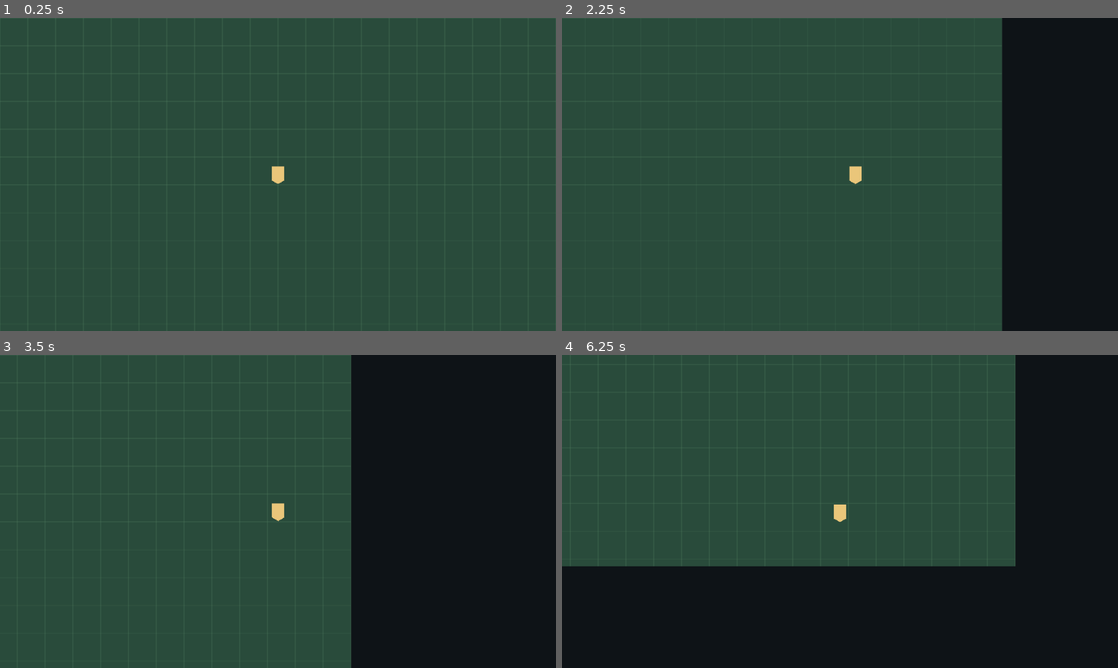
Above: before the commit, frames 1-4 (two rows, left to right).
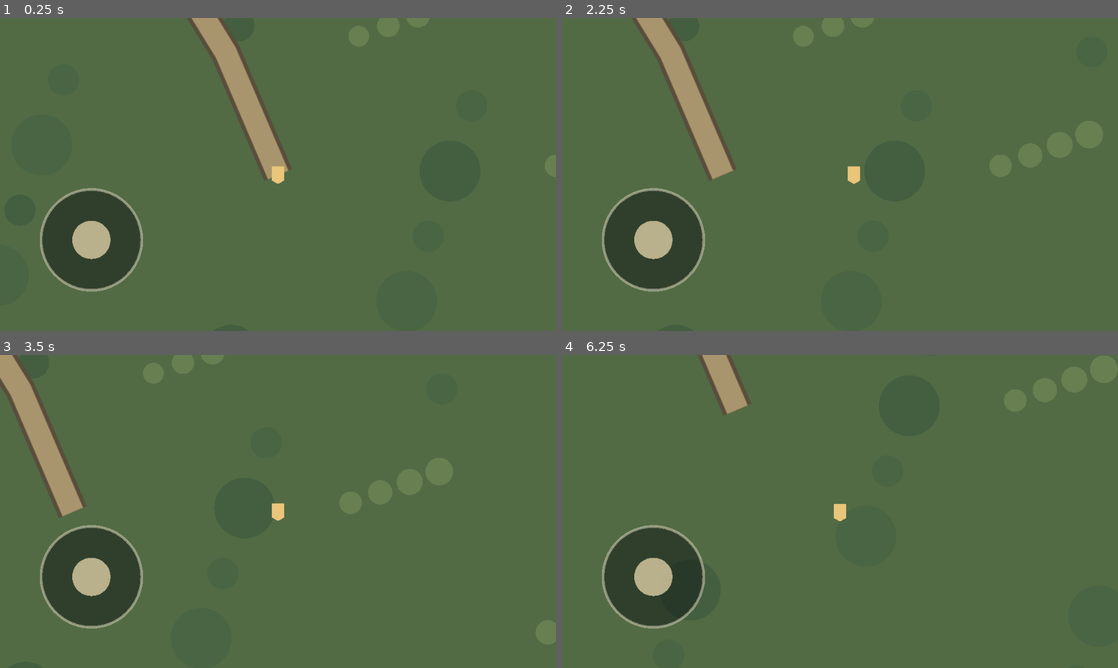
Above: after the commit, the same moments.

Repository: felipeaguiar2345678-a11y/Ascens-o-RPG-multijogador
Game: Godot game, scene res://scenes/mundo_principal.tscn
The game is run twice, just before and just after one commit, with the same random seed, the same clock (stepped at 60 frames per second) and the same inputs.
Inputs (mouse positions are in pixels of both pictures, inside the frame that each line leads up to):
- Up to frame 1 (0.25 s): no input
- Up to frame 2 (2.25 s): tap Enter at 0.5 s; move the mouse to (962, 158) at 0.52 s; hold Right (ui_right) 0.53-1.25 s; click (962, 158) at 0.67 s; drag from (728, 190) to (812, 237) at 1.27 s; move the mouse to (895, 105) at 2.02 s; hold Right (ui_right) from 2.03 s (still down)
- Up to frame 3 (3.5 s): release Right (ui_right) at 2.75 s; drag from (250, 574) to (111, 464) at 2.77 s
- Up to frame 4 (6.25 s): move the mouse to (1006, 558) at 3.52 s; hold Left (ui_left) 3.53-4.25 s; drag from (673, 464) to (756, 433) at 4.27 s; move the mouse to (867, 511) at 5.02 s; hold Down (ui_down) 5.03-5.75 s; click (867, 511) at 5.17 s; drag from (756, 433) to (728, 527) at 5.77 s

The runs differ from the first frame. In frame 1, 96% of the frame differs, in the area x 0-100%, y 0-100%; in frame 2, 96%; in frame 3, 96%; in frame 4, 98%.

Commit message:
Cria mapa regional amplo de Aurelia com câmera e joystick móvel

Diff:
--- a/godot/scripts/mundo_principal.gd
+++ b/godot/scripts/mundo_principal.gd
@@ -1,20 +1,119 @@
 extends Node2D
 
 const PLAYER_SCENE: PackedScene = preload("res://scenes/jogador.tscn")
+const JOYSTICK_SCENE: PackedScene = preload("res://scenes/controle_joystick.tscn")
+const PET_SCENE: PackedScene = preload("res://scenes/companheiro.tscn")
+
+const TAMANHO_MUNDO := Vector2(2400.0, 1600.0)
+const COR_TERRA := Color("#526b45")
+const COR_CAMINHO := Color("#a9956d")
+
+@export var companheiro_desbloqueado: bool = false
 
 var jogador: CharacterBody2D
+var companheiro: CharacterBody2D
 
 func _ready() -> void:
 	jogador = PLAYER_SCENE.instantiate() as CharacterBody2D
-	jogador.position = Vector2(320, 180)
+	jogador.position = Vector2(1190, 1120)
 	add_child(jogador)
+
+	var camera := jogador.get_node("Camera2D") as Camera2D
+	camera.limit_left = 0
+	camera.limit_top = 0
+	camera.limit_right = int(TAMANHO_MUNDO.x)
+	camera.limit_bottom = int(TAMANHO_MUNDO.y)
+	camera.position_smoothing_enabled = true
+	camera.position_smoothing_speed = 7.0
+
+	if companheiro_desbloqueado:
+		companheiro = PET_SCENE.instantiate() as CharacterBody2D
+		companheiro.position = jogador.position + Vector2(-26, 18)
+		add_child(companheiro)
+		companheiro.configurar_alvo(jogador)
+
+	_adicionar_joystick()
 	queue_redraw()
 
+func _adicionar_joystick() -> void:
+	var camada := CanvasLayer.new()
+	camada.name = "InterfaceMovimento"
+	add_child(camada)
+	var joystick = JOYSTICK_SCENE.instantiate()
+	camada.add_child(joystick)
+	joystick.set_anchors_and_offsets_preset(Control.PRESET_BOTTOM_LEFT)
+	joystick.offset_left = 24.0
+	joystick.offset_top = -186.0
+	joystick.offset_right = 186.0
+	joystick.offset_bottom = -24.0
+	joystick.direcao_alterada.connect(jogador.definir_direcao_virtual)
+
 func _draw() -> void:
-	# Base provisória de leitura espacial; será substituída por mapas e tilesets finais.
-	var area := Rect2(Vector2.ZERO, Vector2(640, 360))
-	draw_rect(area, Color("#294b3b"), true)
-	for x in range(0, 641, 32):
-		draw_line(Vector2(x, 0), Vector2(x, 360), Color(0.32, 0.49, 0.37, 0.28), 1.0)
-	for y in range(0, 361, 32):
-		draw_line(Vector2(0, y), Vector2(640, y), Color(0.32, 0.49, 0.37, 0.28), 1.0)
+	# Mapa regional amplo: composição de referência, ainda sem arte final.
+	draw_rect(Rect2(Vector2.ZERO, TAMANHO_MUNDO), COR_TERRA, true)
+	_desenhar_terreno()
+	_desenhar_estradas()
+	_desenhar_aurelia()
+	_desenhar_rotulos()
+
+func _desenhar_terreno() -> void:
+	# Clareiras e manchas de vegetação dão leitura de bioma sem depender de assets externos.
+	for i in range(115):
+		var x := float((i * 193 + 71) % int(TAMANHO_MUNDO.x))
+		var y := float((i * 317 + 43) % int(TAMANHO_MUNDO.y))
+		var raio := float(18 + (i * 17) % 34)
+		var tom := Color("#3d5b3e") if i % 3 == 0 else Color("#456342")
+		draw_circle(Vector2(x, y), raio, Color(tom, 0.72))
+	for i in range(34):
+		var x := float(250 + (i * 227) % 1850)
+		var y := float(180 + (i * 149) % 1180)
+		draw_circle(Vector2(x, y), float(10 + i % 9), Color("#78905a", 0.55))
+	# Lago ao norte da capital.
+	draw_circle(Vector2(1530, 420), 155, Color("#426f78"))
+	draw_circle(Vector2(1530, 420), 137, Color("#568894"))
+
+func _desenhar_estradas() -> void:
+	var estrada_principal := PackedVector2Array([
+		Vector2(1190, 1120), Vector2(1130, 980), Vector2(1050, 850),
+		Vector2(1110, 720), Vector2(1260, 610), Vector2(1390, 520),
+		Vector2(1450, 390)
+	])
+	draw_polyline(estrada_principal, Color("#594d3b"), 34.0, true)
+	draw_polyline(estrada_principal, COR_CAMINHO, 25.0, true)
+	var estrada_leste := PackedVector2Array([
+		Vector2(1260, 610), Vector2(1480, 650), Vector2(1710, 760),
+		Vector2(1940, 900), Vector2(2220, 980)
+	])
+	draw_polyline(estrada_leste, Color("#594d3b"), 25.0, true)
+	draw_polyline(estrada_leste, COR_CAMINHO, 17.0, true)
+	var estrada_oeste := PackedVector2Array([
+		Vector2(1260, 610), Vector2(1010, 560), Vector2(760, 600),
+		Vector2(520, 740), Vector2(270, 850)
+	])
+	draw_polyline(estrada_oeste, Color("#594d3b"), 25.0, true)
+	draw_polyline(estrada_oeste, COR_CAMINHO, 17.0, true)
+
+func _desenhar_aurelia() -> void:
+	# Núcleo urbano de Aurelia; prédios geométricos serão trocados por arte modular.
+	draw_circle(Vector2(1260, 610), 205, Color("#354a3e", 0.48))
+	draw_circle(Vector2(1260, 610), 174, Color("#b69a70"))
+	draw_circle(Vector2(1260, 610), 155, Color("#d0b58a"))
+	for i in range(12):
+		var angulo := TAU * float(i) / 12.0
+		var centro := Vector2(1260, 610) + Vector2(cos(angulo), sin(angulo)) * 112.0
+		draw_rect(Rect2(centro - Vector2(20, 15), Vector2(40, 30)), Color("#785c4c"), true)
+		draw_rect(Rect2(centro - Vector2(15, 10), Vector2(30, 20)), Color("#b77d58"), true)
+	draw_circle(Vector2(1260, 610), 43, Color("#e2c58c"))
+	draw_circle(Vector2(1260, 610), 25, Color("#8a765b"))
+	# Praça e torre central.
+	draw_rect(Rect2(Vector2(1238, 576), Vector2(44, 68)), Color("#eee0bd"), true)
+	draw_circle(Vector2(1260, 610), 13, Color("#8e704e"))
+
+func _desenhar_rotulos() -> void:
+	var fonte := ThemeDB.fallback_font
+	if fonte == null:
+		return
+	draw_string(fonte, Vector2(1160, 365), "LAGO DE AURELIA", HORIZONTAL_ALIGNMENT_LEFT, -1, 18, Color("#e5e7d0"))
+	draw_string(fonte, Vector2(1175, 865), "AURELIA", HORIZONTAL_ALIGNMENT_LEFT, -1, 26, Color("#fff0cf"))
+	draw_string(fonte, Vector2(250, 360), "FLORESTA ARCANA", HORIZONTAL_ALIGNMENT_LEFT, -1, 20, Color("#d4e0bd"))
+	draw_string(fonte, Vector2(1850, 1260), "CAMPOS CENTRAIS", HORIZONTAL_ALIGNMENT_LEFT, -1, 20, Color("#d4e0bd"))
